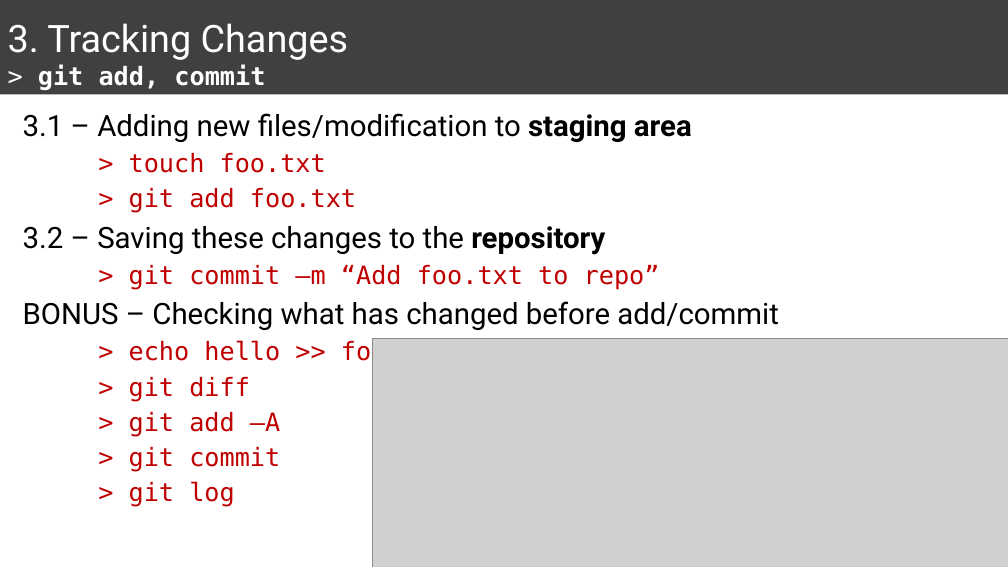
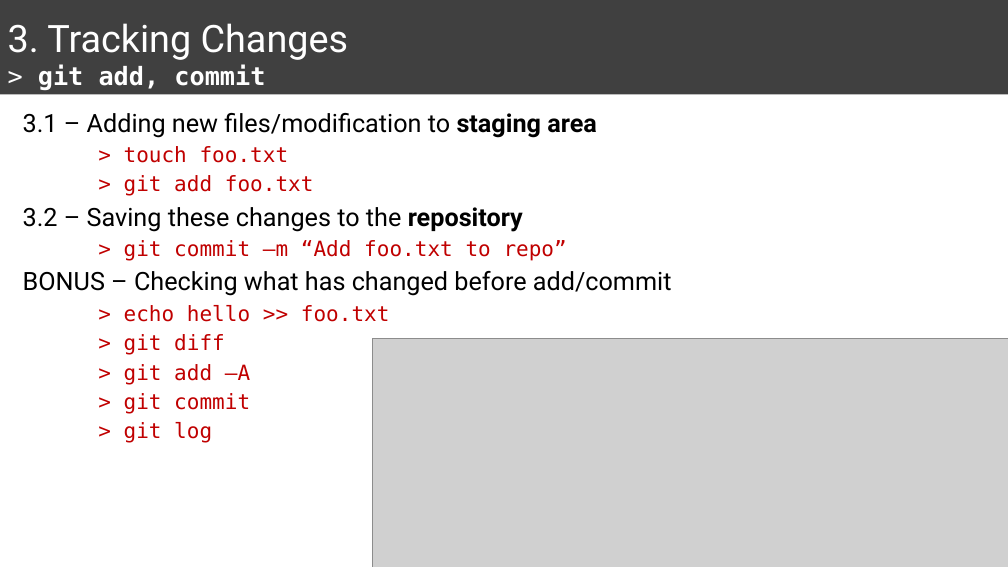
Before and after one commit to mychan24/git_github_workshop, a slide deck: slide 7 of Presentation1.pptx. Drawn at 1008x567 pixels with LibreOffice and Linux fonts; fonts in the diff are those of the drawing; grey boxes stand for pictures. Boxes give left, top, right and bottom in pixels: in the first picture for what was removed or moved away, otherwise in the second. Text is boxed around its words. In the diff, an @@ line names an element or a change of style, - is before the commit and + after.

```diff
--- a/Presentation1.pptx
+++ b/Presentation1.pptx
@@ text "3.1 – Adding new files/modification ..." at bbox=[23, 113, 672, 443]: size 28 to 24 pt in "3.1 – Adding new files/modification to staging ...", "3.2 – Saving these changes to the ...", "BONUS – Checking what has changed before ..."; size 24 to 20 pt in "> touch foo.txt", "> git add foo.txt", "> git commit –m “Add foo.txt to ...", "> echo hello >> foo.txt" and 4 more places @@
```
Also in this commit, not shown: 3 other slides changed, 4 slides added, 1 other file.
